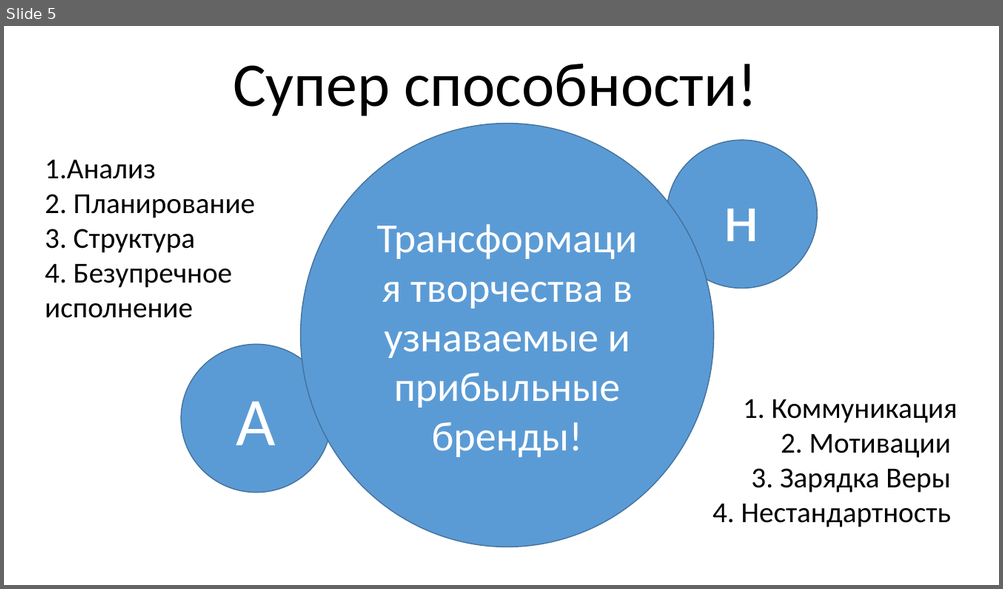
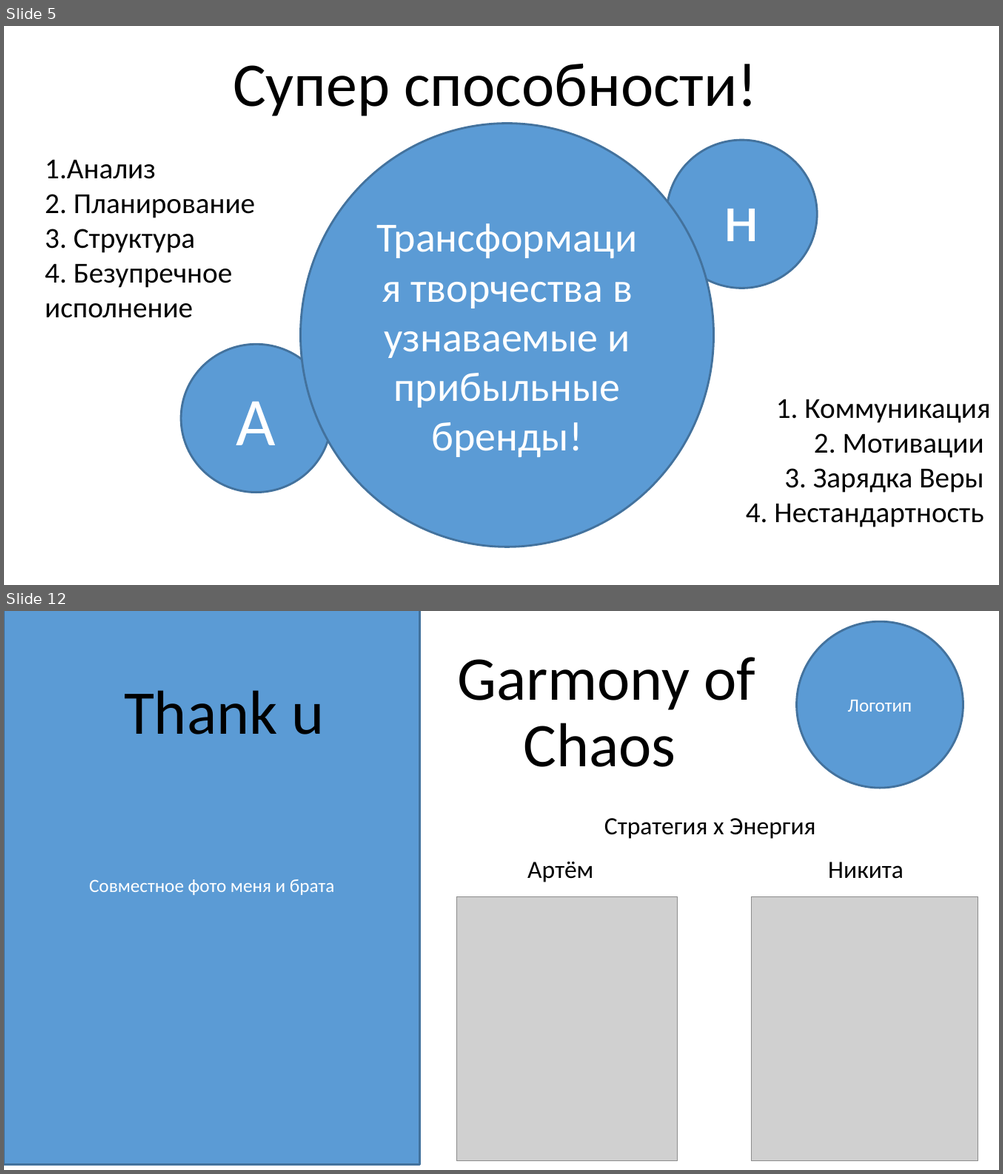
Before and after one commit to FeoFany/Garmony-of-Chaos, a slide deck: Docs/1. Презитанция.pptx. Shown one above the other, each under a label of ours: slide 5 before the commit, slides 5 and 12 after it; the slides between them are not shown. The pictures are 1003x589 and 1003x1174 pixels, drawn with LibreOffice and Linux fonts; fonts in the diff are those of the drawing; grey boxes stand for pictures. Boxes give left, top, right and bottom in pixels: in the first picture for what was removed or moved away, otherwise in the second. Text is boxed around its words. In the diff, an @@ line names an element or a change of style, - is before the commit and + after.

```diff
--- a/Docs/1. Презитанция.pptx
+++ b/Docs/1. Презитанция.pptx
@@ slide 12 added at (4, 611, 999, 1170), background #FFFFFF @@
@@ rectangle added at (4, 611, 420, 1165), fill #5B9BD5, outline #43739E 2 pt, 18 pt, text #FFFFFF @@
+Совместное фото меня и брата
@@ ellipse added at (797, 621, 963, 788), fill #5B9BD5, outline #43739E 2 pt, 18 pt, text #FFFFFF @@
+Логотип
@@ text added at (457, 657, 755, 767), 60 pt, text #000000 @@
+Garmony of Chaos
@@ text added at (124, 690, 324, 735), 60 pt, text #000000 @@
+Thank u
@@ text added at (604, 818, 815, 839), 24 pt, text #000000 @@
+Стратегия x Энергия
@@ group added at (457, 861, 978, 1162): 2 texts, 2 pictures @@
+Артём
+Никита
@@ slide 5 changed as well @@
@@ outline #43739E 1 pt to #43739E 2 pt in 3 elements at (181, 345, 332, 493), (666, 140, 817, 289), (300, 124, 714, 548) @@
@@ text "1. Коммуникация": place and size @@
-text "1. Коммуникация" at (712, 399, 957, 528)
+text "1. Коммуникация" at (745, 399, 990, 528)
```
Also in this commit, not shown: 4 other slides changed, 6 other slides added, 7 slides removed.
